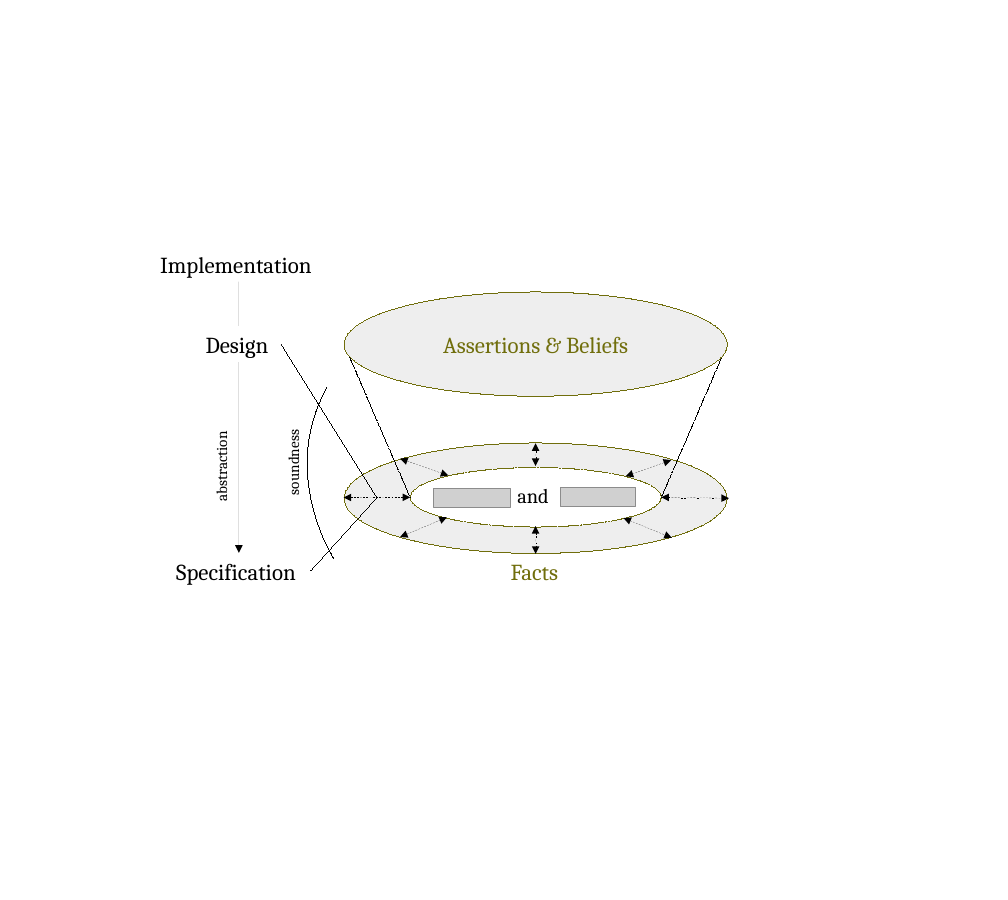
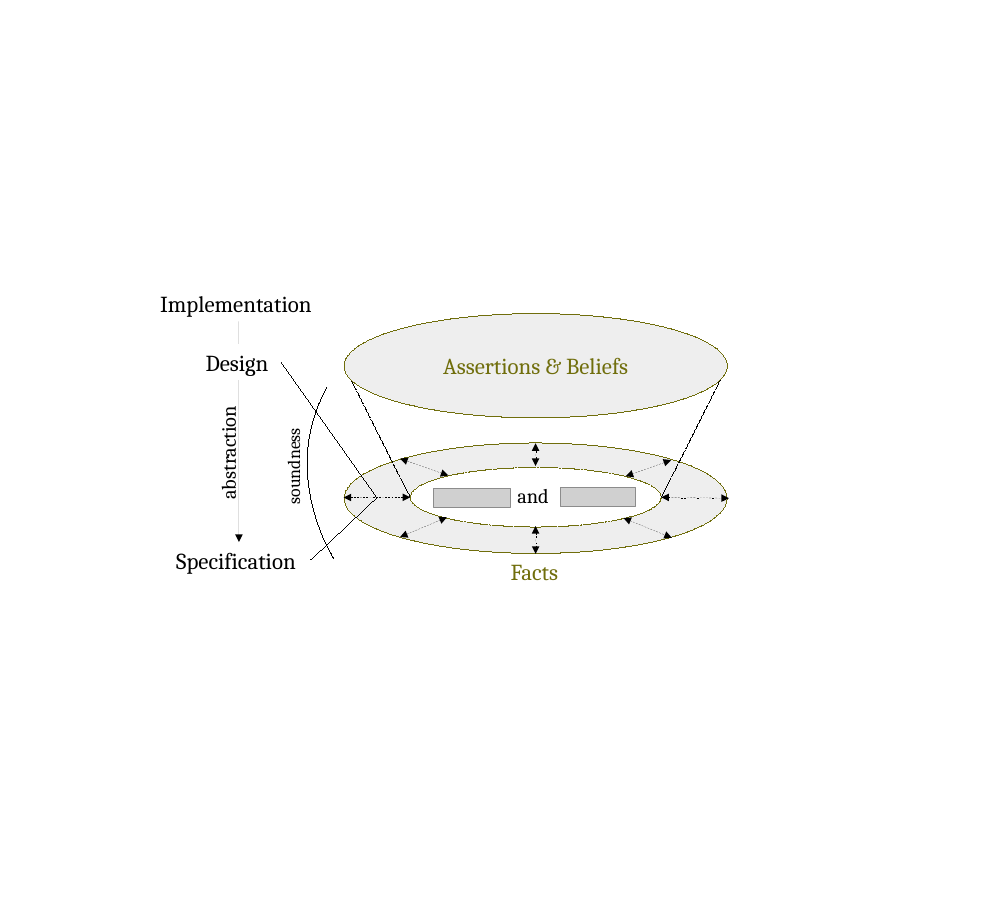
Before and after one commit to v-research/cybersecurity, a slide deck: slide 9 of reports/cimss_2022/images/v-research_images_v1.0.odp (slide 8 before the commit). Drawn at 1008x900 pixels with LibreOffice and Linux fonts; fonts in the diff are those of the drawing; grey boxes stand for pictures. Boxes give left, top, right and bottom in pixels: in the first picture for what was removed or moved away, otherwise in the second. Text is boxed around its words. In the diff, an @@ line names an element or a change of style, - is before the commit and + after.

```diff
--- a/reports/cimss_2022/images/v-research_images_v1.0.odp
+++ b/reports/cimss_2022/images/v-research_images_v1.0.odp
@@ text "Implementation" moved from (x1=160, y1=257, x2=312, y2=278) to (x1=160, y1=296, x2=312, y2=317) @@
@@ arrow moved from (239, 553) - (239, 282) to (239, 542) - (239, 321) @@
@@ ellipse "Assertions & Beliefs" moved from (x1=344, y1=292, x2=727, y2=396) to (x1=344, y1=314, x2=727, y2=418) @@
@@ text "Design" moved from (x1=206, y1=337, x2=269, y2=358) to (x1=206, y1=355, x2=269, y2=376) @@
@@ line moved from (377, 498) - (282, 344) to (377, 498) - (282, 362) @@
@@ line moved from (344, 344) - (411, 498) to (344, 366) - (411, 498) @@
@@ line moved from (728, 344) - (661, 498) to (728, 366) - (661, 498) @@
@@ text "abstraction" moved from (x1=211, y1=438, x2=231, y2=499) to (x1=215, y1=415, x2=241, y2=497) @@
@@ text "abstraction" at (x1=215, y1=415, x2=241, y2=497): size 12 to 16 pt @@
@@ text "soundness" at (x1=282, y1=435, x2=305, y2=502): size 12 to 14 pt @@
@@ line moved from (377, 498) - (311, 571) to (377, 498) - (311, 560) @@
@@ text "Specification" moved from (x1=176, y1=563, x2=296, y2=585) to (x1=176, y1=552, x2=296, y2=574) @@
```
Also in this commit, not shown: 1 other slide changed, 1 slide added, 7 other files.
